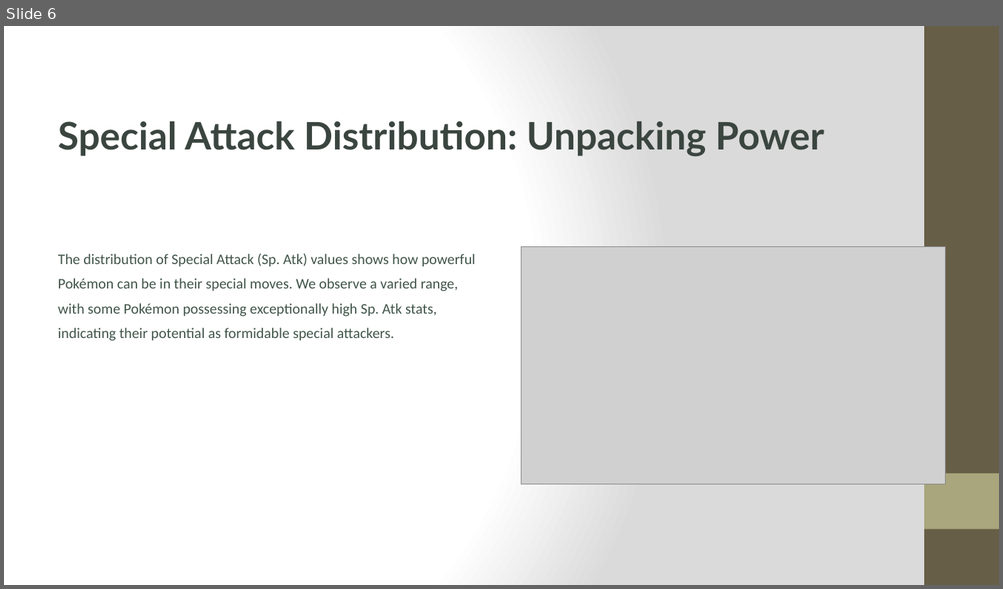
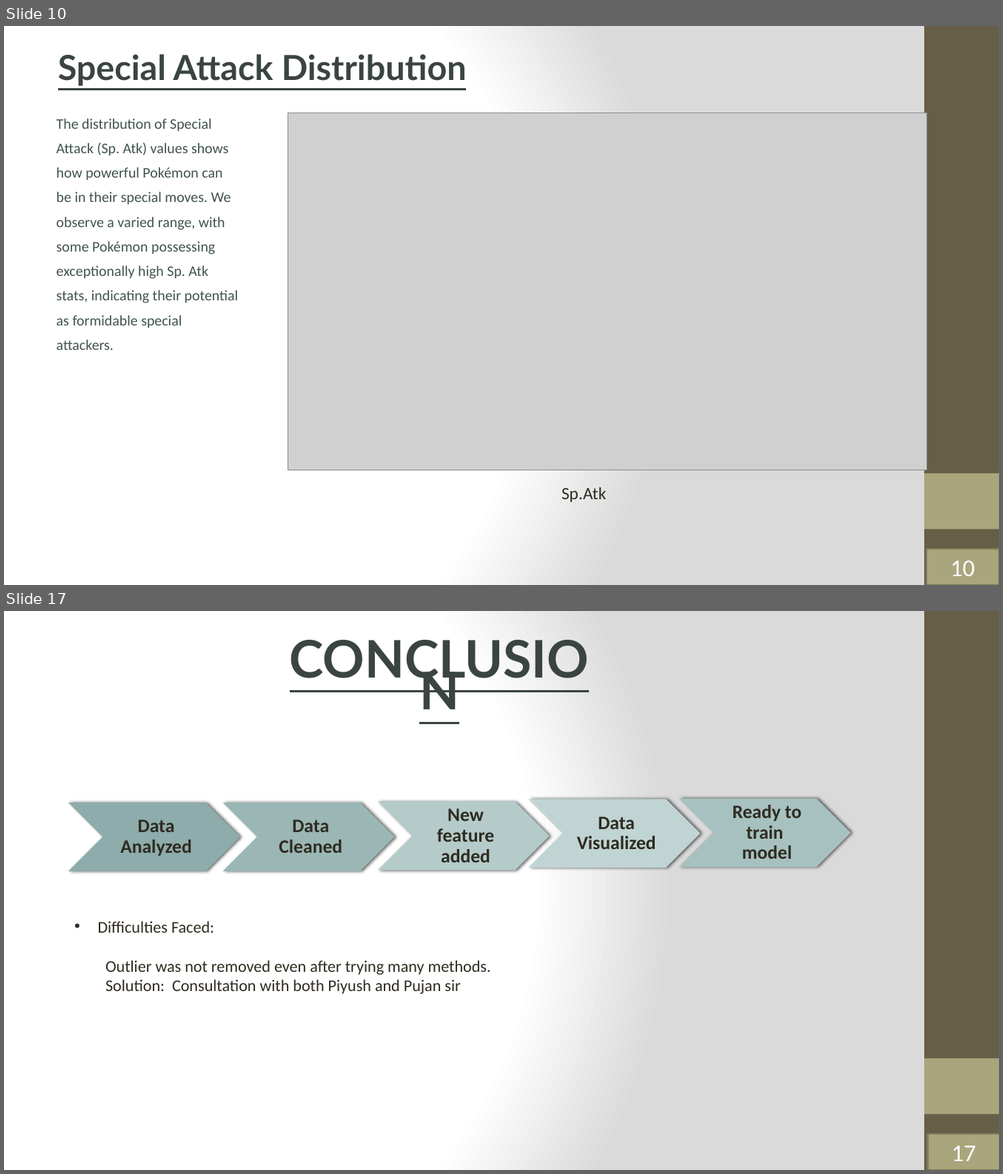
Before and after one commit to Sauri25/AI-PROJECTS, a slide deck: Project 2/P-okemon-EDA.pptx. Shown one above the other, each under a label of ours: slide 6 before the commit, slides 10 and 17 after it; the slides between them are not shown. The pictures are 1003x589 and 1003x1174 pixels, drawn with LibreOffice and Linux fonts; fonts in the diff are those of the drawing; grey boxes stand for pictures. Boxes give left, top, right and bottom in pixels: in the first picture for what was removed or moved away, otherwise in the second. Text is boxed around its words. In the diff, an @@ line names an element or a change of style, - is before the commit and + after.

```diff
--- a/Project 2/P-okemon-EDA.pptx
+++ b/Project 2/P-okemon-EDA.pptx
@@ slide 17 added at (x1=4, y1=611, x2=999, y2=1170), background gradient #FFFFFF to #DADADA; not listed: 2 template elements that a slide beside it also shows @@
@@ text added at (x1=264, y1=654, x2=614, y2=698), 60 pt, text #3B4540, bold, underline @@
+CONCLUSION
@@ group added at (x1=68, y1=799, x2=851, y2=871): 5 chevrons, 5 texts @@
+Data Analyzed
+Data Cleaned
+Ready to train model
+New feature added
+Data Visualized
@@ text added at (x1=98, y1=921, x2=491, y2=994), 19 pt, text #2F2B20 @@
+• Difficulties Faced:
+  Outlier was not removed even after trying many methods.
+  Solution: Consultation with both Piyush and Pujan sir
@@ rectangle added at (x1=927, y1=1134, x2=999, y2=1170), fill #A9A57C, outline #7D7A5C 2 pt, 28 pt, text #FFFFFF @@
+17
@@ what was slide 6 is now slide 10 @@
@@ slide 10 changed as well @@
@@ text at (x1=58, y1=54, x2=466, y2=86): text changed; size 44 to 40 pt @@
-Special Attack Distribution: Unpacking Power
+Special Attack Distribution
@@ text "The distribution of Special Attack ..." rewrapped from (x1=58, y1=253, x2=475, y2=341) to (x1=57, y1=118, x2=239, y2=350) @@
@@ picture resized from (x1=521, y1=247, x2=945, y2=484) to (x1=287, y1=113, x2=926, y2=471) @@
@@ text added at (x1=561, y1=487, x2=606, y2=503), 20 pt, text #2F2B20 @@
+Sp.Atk
@@ rectangle added at (x1=926, y1=549, x2=999, y2=585), fill #A9A57C, outline #7D7A5C 2 pt, 28 pt, text #FFFFFF @@
+10
```
Also in this commit, not shown: 3 other slides changed, 13 other slides added, 6 slides removed, 4 other files.
